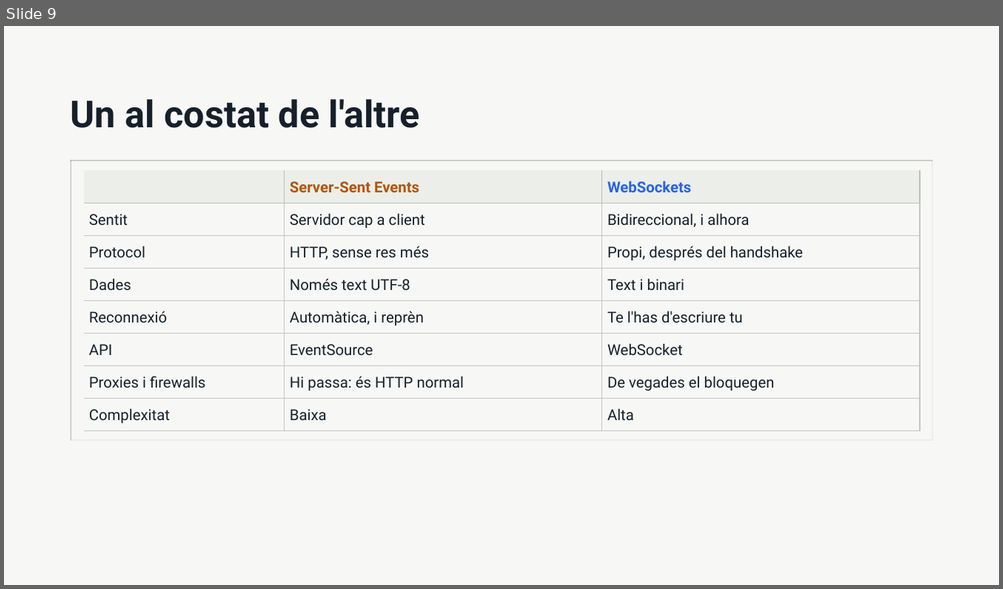
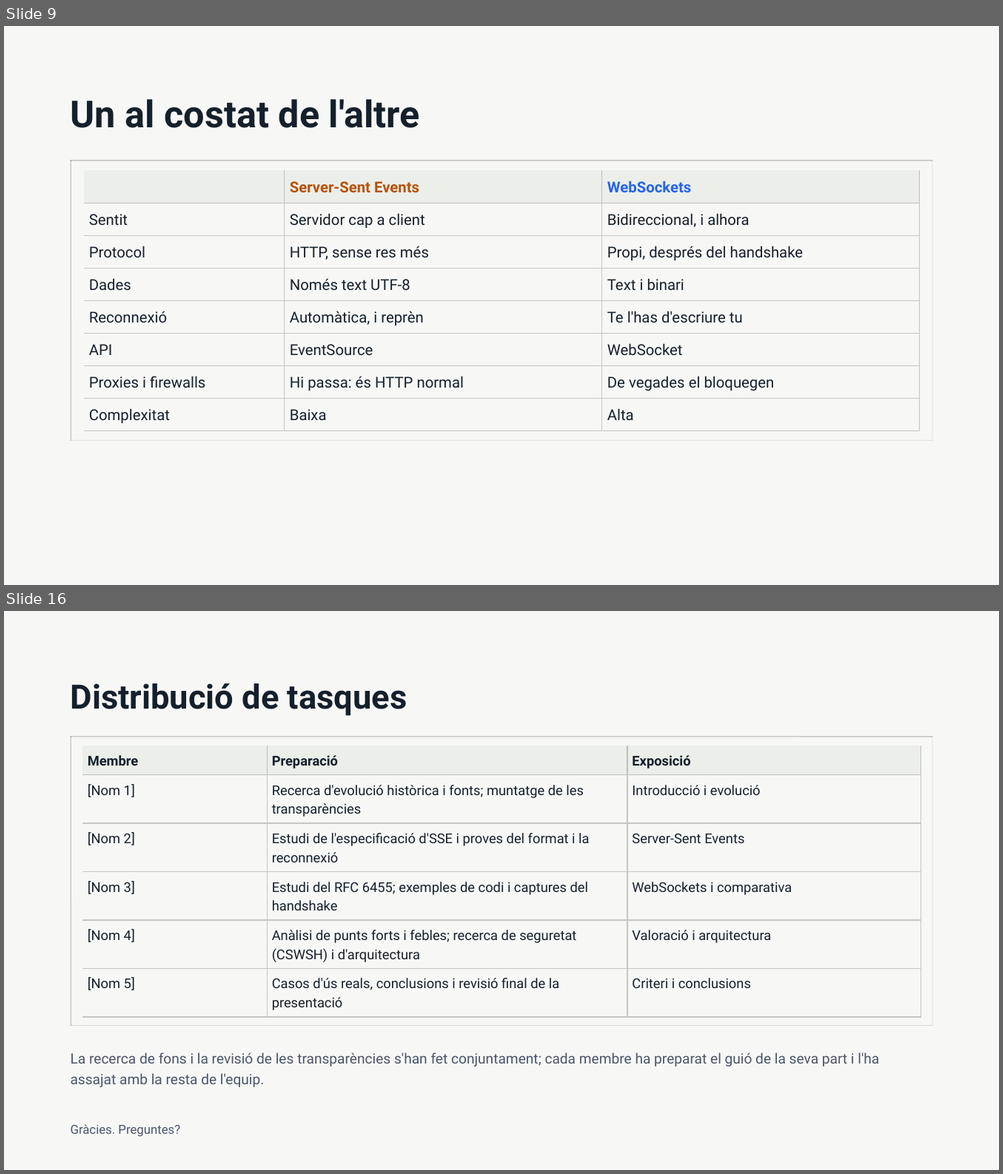
Before and after one commit to amplob/ASW, a slide deck: teoria/WebSockets i Server-Sent Events.pptx. Shown one above the other, each under a label of ours: slide 9 before the commit, slides 9 and 16 after it; the slides between them are not shown. The pictures are 1003x589 and 1003x1174 pixels, drawn with LibreOffice and Linux fonts; fonts in the diff are those of the drawing. Boxes give left, top, right and bottom in pixels: in the first picture for what was removed or moved away, otherwise in the second. Text is boxed around its words. In the diff, an @@ line names an element or a change of style, - is before the commit and + after.

```diff
--- a/teoria/WebSockets i Server-Sent Events.pptx
+++ b/teoria/WebSockets i Server-Sent Events.pptx
@@ slide 16 added at (x1=4, y1=611, x2=999, y2=1170), background #F7F8F6 @@
@@ title added at (x1=71, y1=684, x2=407, y2=716), 32.4 pt, text #15202B, bold @@
+Distribució de tasques
@@ line added from (71, 736) to (932, 736), #141413 1 pt @@
@@ line added from (71, 736) to (71, 1026), #141413 1 pt @@
@@ line added from (932, 736) to (932, 1026), #D7DBD4 0.5 pt @@
@@ table added at (x1=83, y1=745, x2=921, y2=1017), 6 rows, 3 columns @@
+Membre | Preparació | Exposició
+[Nom 1] | Recerca d'evolució històrica i fonts; muntatge de les transparències | Introducció i evolució
+[Nom 2] | Estudi de l'especificació d'SSE i proves del format i la reconnexió | Server-Sent Events
+[Nom 3] | Estudi del RFC 6455; exemples de codi i captures del handshake | WebSockets i comparativa
+[Nom 4] | Anàlisi de punts forts i febles; recerca de seguretat (CSWSH) i d'arquitectura | Valoració i arquitectura
+[Nom 5] | Casos d'ús reals, conclusions i revisió final de la presentació | Criteri i conclusions
@@ line added from (71, 1026) to (932, 1026), #D7DBD4 0.5 pt @@
@@ text added at (x1=71, y1=1053, x2=879, y2=1088), 13.7 pt, text #4A5568 @@
+La recerca de fons i la revisió de les transparències s'han fet conjuntament; cada membre ha preparat el guió de la seva part i l'ha assajat amb la resta de l'equip.
@@ text added at (x1=71, y1=1125, x2=180, y2=1137), 12 pt, text #4A5568 @@
+Gràcies. Preguntes?
```
Also in this commit, not shown: 6 slides changed, 5 other slides added, 4 slides removed.
